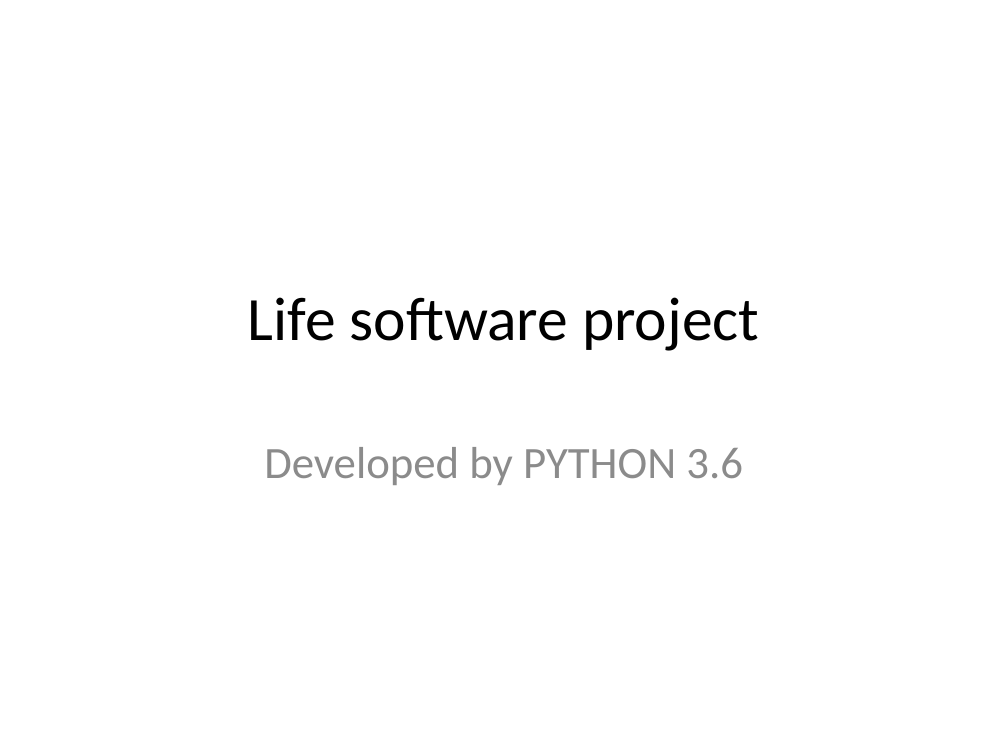
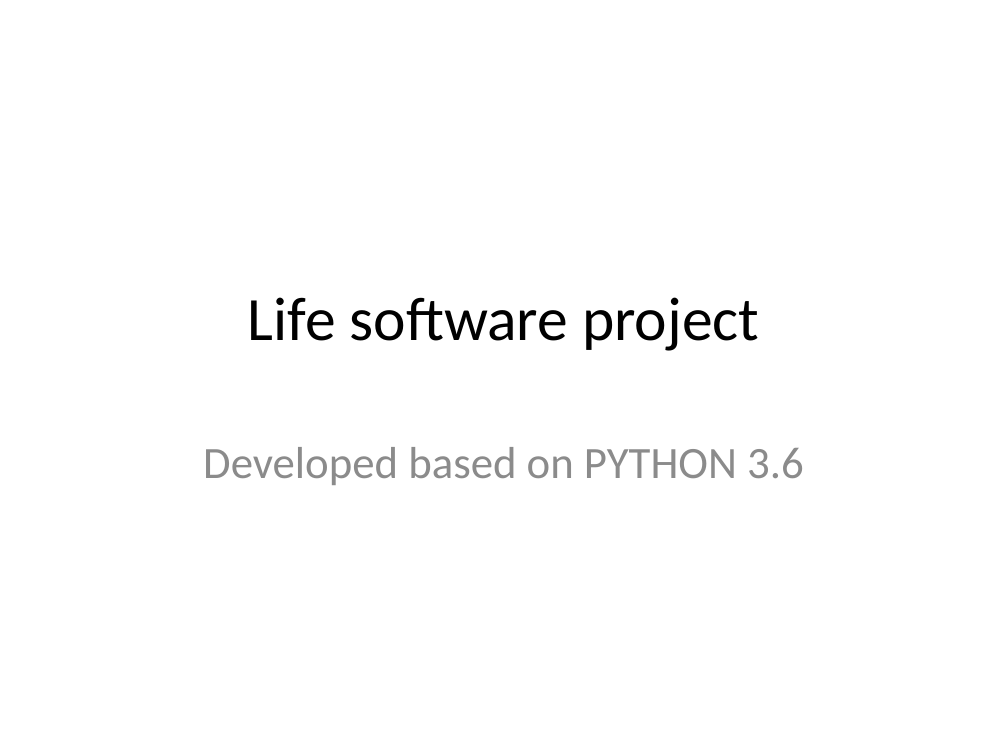
Before and after one commit to vitogump/life, a slide deck: slide 1 of lifeWebBasedSystemUserGuide.pptx. Drawn at 1008x756 pixels with LibreOffice and Linux fonts; fonts in the diff are those of the drawing. Boxes give left, top, right and bottom in pixels: in the first picture for what was removed or moved away, otherwise in the second. Text is boxed around its words. In the diff, an @@ line names an element or a change of style, - is before the commit and + after.

```diff
--- a/lifeWebBasedSystemUserGuide.pptx
+++ b/lifeWebBasedSystemUserGuide.pptx
@@ subtitle at (203,447,804,485): text changed @@
-Developed by PYTHON 3.6
+Developed based on PYTHON 3.6
```
Also in this commit, not shown: 2 other slides changed, 1 slide added, 8 other files.
